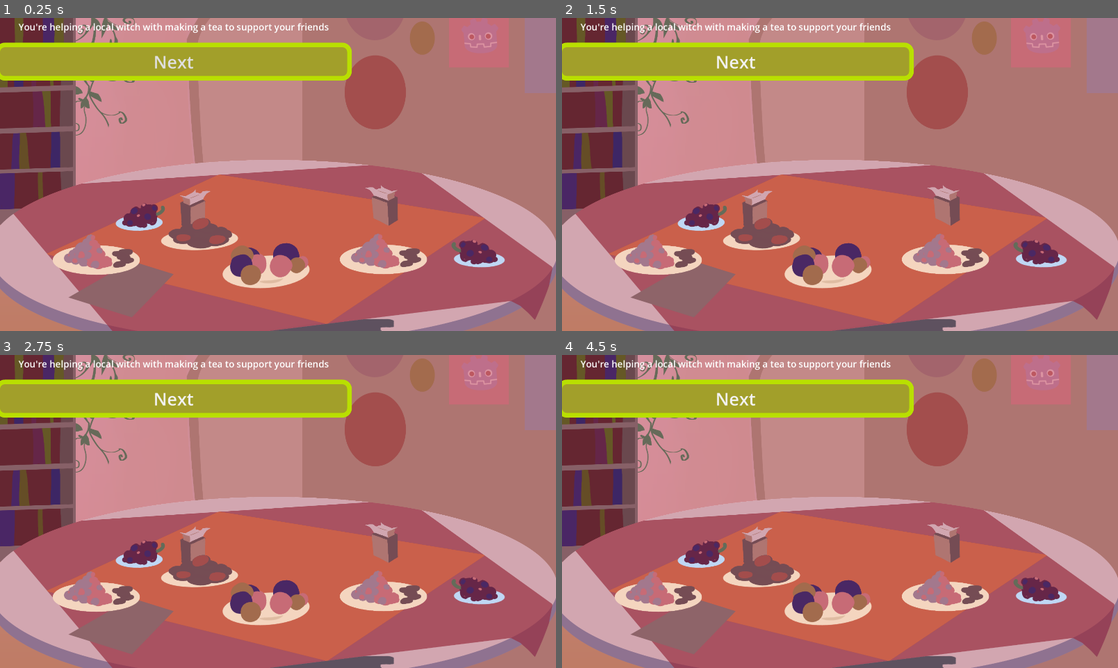
Above: before the commit, frames 1-4 (two rows, left to right).
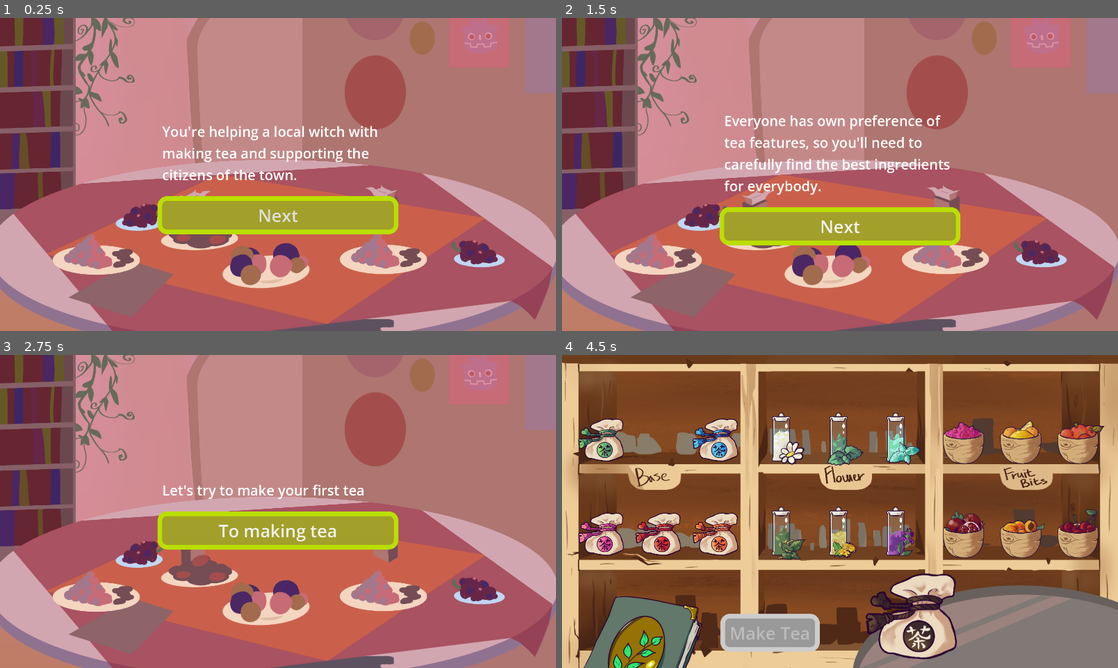
Above: after the commit, the same moments.

Repository: milana-94888u/tea-party
Game: Godot game, scene res://src/scenes/learning/empty_main.tscn
Two runs of this game, one before a commit and one after it. Both use one fixed random seed, a clock stepped at 60 frames per second and the inputs below. This scene is started directly instead of the project's main scene.
Inputs (mouse positions are in pixels of both pictures, inside the frame that each line leads up to):
- Up to frame 1 (0.25 s): no input
- Up to frame 2 (1.5 s): click "Next" at 0.5 s; click "Next" at 1.25 s
- Up to frame 3 (2.75 s): click "Next" at 2 s
- Up to frame 4 (4.5 s): click "Next" (after the commit: "To making tea") at 2.75 s; click (606, 439) at 3.52 s; click (662, 439) at 4.27 s

The runs differ from the first frame. In frame 1, 15% of the frame differs, in the area x 0-72%, y 1-70%; in frame 2, 15%; in frame 3, 14%; in frame 4, 99%, in the area x 0-100%, y 0-100%.
Error before the commit: Out of bounds get index '1' (on base: 'Array[String]') (res://src/scenes/learning/empty_main.gd:34)

Commit message:
prepare tutorial

Diff:
--- a/src/scenes/learning/empty_main.gd
+++ b/src/scenes/learning/empty_main.gd
@@ -3,6 +3,10 @@
 
 @onready var learning_label := %LearningLabel as Label
 @onready var next_button := %NextButton as Button
+@onready var finishing := %Finishing as VBoxContainer
+@onready var invitation := %Invitation as VBoxContainer
+
+@onready var teapot := %Teapot as TextureRect
 
 
 @export var info: Array[String]
@@ -12,6 +16,7 @@
 func _ready() -> void:
 	current_info = 0
 	learning_label.text = info[0]
+	finishing.hide()
 
 
 func choose_tea() -> Tea:
@@ -26,7 +31,12 @@
 
 
 func make_tea() -> void:
-	pass
+	invitation.hide()
+	var tea := await choose_tea()
+	teapot.texture = tea.base.teapot
+	await SfxPlayer.play_sound_effect(Sounds.tea_pour)
+	await get_tree().create_timer(1.0).timeout
+	finishing.show()
 
 
 func _on_next_button_pressed() -> void:
@@ -36,3 +46,7 @@
 		next_button.text = "To making tea"
 		next_button.pressed.disconnect(_on_next_button_pressed)
 		next_button.pressed.connect(make_tea)
+
+
+func _on_finish_button_pressed() -> void:
+	get_tree().change_scene_to_file("res://src/scenes/ui/main_menu.tscn")
--- a/src/scenes/learning/empty_main.tscn
+++ b/src/scenes/learning/empty_main.tscn
@@ -1,8 +1,12 @@
-[gd_scene load_steps=4 format=3 uid="uid://bhxvuw4g6drsr"]
+[gd_scene load_steps=5 format=3 uid="uid://bhxvuw4g6drsr"]
 
 [ext_resource type="Texture2D" uid="uid://dmdbr7nav2qbj" path="res://assets/background.png" id="1_lqnet"]
 [ext_resource type="Script" path="res://src/scenes/learning/empty_main.gd" id="1_v66so"]
 [ext_resource type="Texture2D" uid="uid://c5cgw5ytit845" path="res://assets/table.png" id="2_nqokd"]
+
+[sub_resource type="StyleBoxEmpty" id="StyleBoxEmpty_4rbfq"]
+content_margin_top = 16.0
+content_margin_bottom = 16.0
 
 [node name="EmptyMain" type="Control"]
 layout_mode = 3
@@ -12,7 +16,7 @@
 grow_horizontal = 2
 grow_vertical = 2
 script = ExtResource("1_v66so")
-info = Array[String](["You're helping a local witch with making a tea to support your friends"])
+info = Array[String](["You're helping a local witch with making tea and supporting the citizens of the town. ", "The goal is to find out what kinds of tea each person likes. ", "Everyone has own preference of tea features, so you'll need to carefully find the best ingredients for everybody. ", "Let's try to make your first tea"])
 
 [node name="Background" type="TextureRect" parent="."]
 z_index = -1
@@ -37,18 +41,78 @@
 expand_mode = 3
 metadata/_edit_lock_ = true
 
+[node name="Teapot" type="TextureRect" parent="."]
+unique_name_in_owner = true
+layout_mode = 1
+anchors_preset = 8
+anchor_left = 0.5
+anchor_top = 0.5
+anchor_right = 0.5
+anchor_bottom = 0.5
+offset_left = -500.0
+offset_top = -380.0
+offset_right = 500.0
+offset_bottom = 620.0
+grow_horizontal = 2
+grow_vertical = 2
+
 [node name="Invitation" type="VBoxContainer" parent="."]
-layout_mode = 0
-offset_right = 40.0
-offset_bottom = 40.0
+unique_name_in_owner = true
+layout_mode = 1
+anchors_preset = 8
+anchor_left = 0.5
+anchor_top = 0.5
+anchor_right = 0.5
+anchor_bottom = 0.5
+offset_left = -85.5
+offset_top = -104.0
+offset_right = 85.5
+offset_bottom = 104.0
+grow_horizontal = 2
+grow_vertical = 2
 
 [node name="LearningLabel" type="Label" parent="Invitation"]
 unique_name_in_owner = true
+custom_minimum_size = Vector2(800, 0)
 layout_mode = 2
+theme_type_variation = &"HeaderLarge"
+theme_override_styles/normal = SubResource("StyleBoxEmpty_4rbfq")
+autowrap_mode = 2
 
 [node name="NextButton" type="Button" parent="Invitation"]
 unique_name_in_owner = true
 layout_mode = 2
+mouse_default_cursor_shape = 2
 text = "Next"
 
+[node name="Finishing" type="VBoxContainer" parent="."]
+unique_name_in_owner = true
+visible = false
+layout_mode = 1
+anchors_preset = 8
+anchor_left = 0.5
+anchor_top = 0.5
+anchor_right = 0.5
+anchor_bottom = 0.5
+offset_left = -85.5
+offset_top = -104.0
+offset_right = 85.5
+offset_bottom = 104.0
+grow_horizontal = 2
+grow_vertical = 2
+
+[node name="LearningLabel" type="Label" parent="Finishing"]
+custom_minimum_size = Vector2(800, 0)
+layout_mode = 2
+theme_type_variation = &"HeaderLarge"
+theme_override_styles/normal = SubResource("StyleBoxEmpty_4rbfq")
+text = "Congratulations! You've made a tea"
+autowrap_mode = 2
+
+[node name="FinishButton" type="Button" parent="Finishing"]
+layout_mode = 2
+mouse_default_cursor_shape = 2
+text = "To main menu"
+
 [connection signal="pressed" from="Invitation/NextButton" to="." method="_on_next_button_pressed"]
+[connection signal="pressed" from="Finishing/FinishButton" to="." method="_on_finish_button_pressed"]
--- a/src/scenes/main/main.tscn
+++ b/src/scenes/main/main.tscn
@@ -295,9 +295,6 @@
 offset_bottom = 191.0
 scale = Vector2(0.5, 0.5)
 character_data = ExtResource("4_4k6hw")
-filler_phrases_bad = Array[ExtResource("9_tlpgv")]([])
-filler_phrases_normal = Array[ExtResource("9_tlpgv")]([])
-filler_phrases_good = Array[ExtResource("9_tlpgv")]([])
 
 [node name="Brokk" parent="Characters" instance=ExtResource("4_tdins")]
 unique_name_in_owner = true
@@ -308,9 +305,6 @@
 offset_bottom = 160.0
 scale = Vector2(0.5, 0.5)
 character_data = ExtResource("5_0ci1l")
-filler_phrases_bad = Array[ExtResource("9_tlpgv")]([])
-filler_phrases_normal = Array[ExtResource("9_tlpgv")]([])
-filler_phrases_good = Array[ExtResource("9_tlpgv")]([])
 
 [node name="Mel" parent="Characters" instance=ExtResource("4_tdins")]
 unique_name_in_owner = true
@@ -321,9 +315,6 @@
 offset_bottom = 85.0
 scale = Vector2(0.5, 0.5)
 character_data = ExtResource("6_2dxjs")
-filler_phrases_bad = Array[ExtResource("9_tlpgv")]([])
-filler_phrases_normal = Array[ExtResource("9_tlpgv")]([])
-filler_phrases_good = Array[ExtResource("9_tlpgv")]([])
 
 [node name="Vivienne" parent="Characters" instance=ExtResource("4_tdins")]
 unique_name_in_owner = true
@@ -350,9 +341,6 @@
 offset_bottom = 136.0
 scale = Vector2(0.5, 0.5)
 character_data = ExtResource("8_s2x27")
-filler_phrases_bad = Array[ExtResource("9_tlpgv")]([])
-filler_phrases_normal = Array[ExtResource("9_tlpgv")]([])
-filler_phrases_good = Array[ExtResource("9_tlpgv")]([])
 
 [node name="Om" parent="Characters" instance=ExtResource("4_tdins")]
 unique_name_in_owner = true
@@ -363,9 +351,6 @@
 offset_bottom = 153.0
 scale = Vector2(0.5, 0.5)
 character_data = ExtResource("8_eijjg")
-filler_phrases_bad = Array[ExtResource("9_tlpgv")]([])
-filler_phrases_normal = Array[ExtResource("9_tlpgv")]([])
-filler_phrases_good = Array[ExtResource("9_tlpgv")]([])
 
 [node name="Teapot" type="TextureRect" parent="."]
 unique_name_in_owner = true
